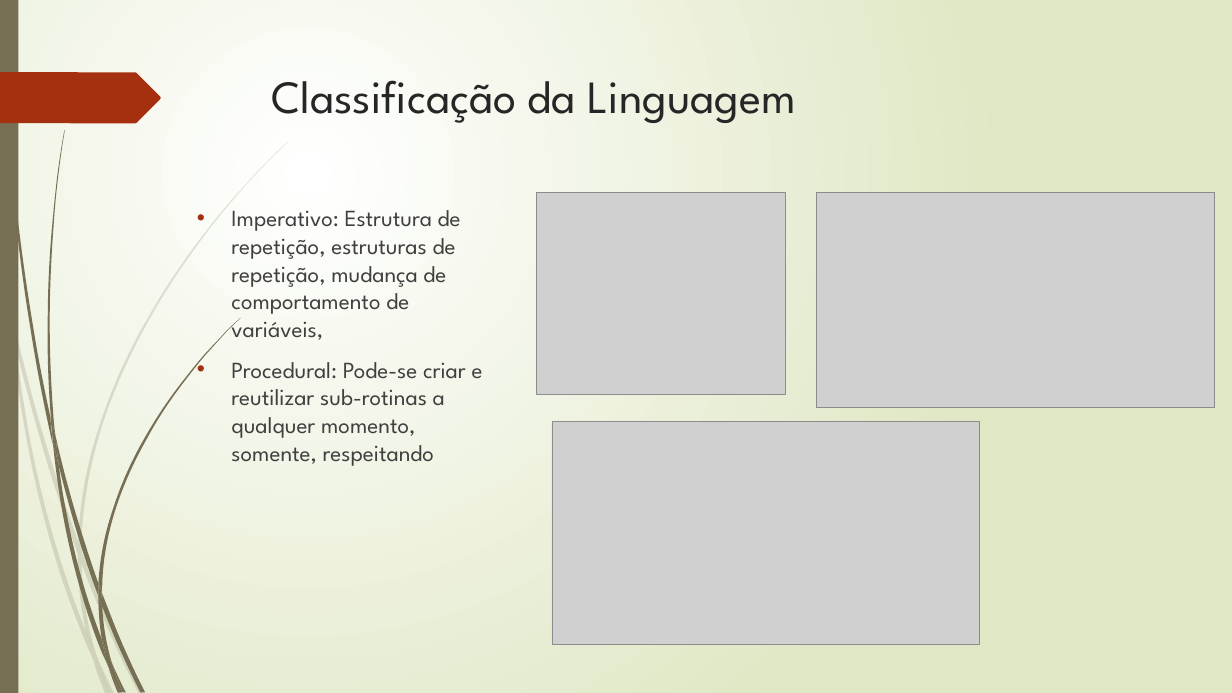
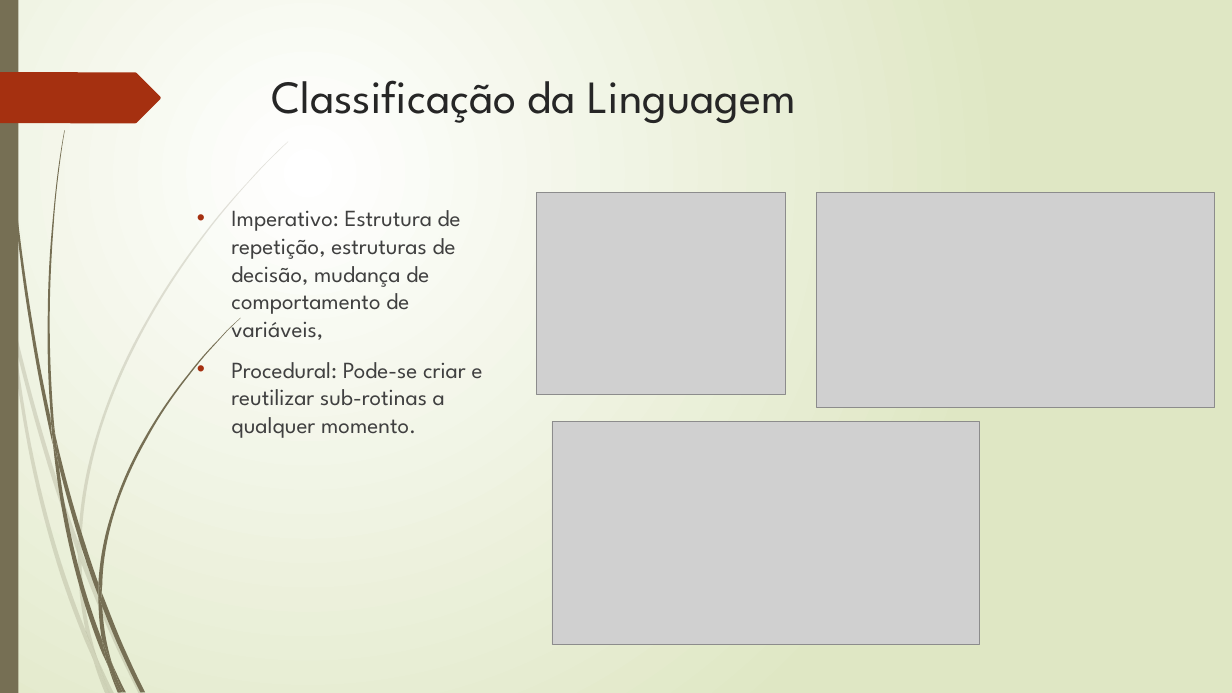
Before and after one commit to martins9/EDL, a slide deck: slide 4 of Tarefa-02/Apresentacao_EDL.pptx. Drawn at 1232x693 pixels with LibreOffice and Linux fonts; fonts in the diff are those of the drawing; grey boxes stand for pictures. Boxes give left, top, right and bottom in pixels: in the first picture for what was removed or moved away, otherwise in the second. Text is boxed around its words. In the diff, an @@ line names an element or a change of style, - is before the commit and + after.

```diff
--- a/Tarefa-02/Apresentacao_EDL.pptx
+++ b/Tarefa-02/Apresentacao_EDL.pptx
@@ text at <box>231,210,483,438</box>: text changed @@
-• Imperativo: Estrutura de repetição, estruturas de repetição, mudança de comportamento de variáveis,
-• Procedural: Pode-se criar e reutilizar sub-rotinas a qualquer momento, somente, respeitando
+• Imperativo: Estrutura de repetição, estruturas de decisão, mudança de comportamento de variáveis,
+• Procedural: Pode-se criar e reutilizar sub-rotinas a qualquer momento.
```
Also in this commit, not shown: 1 slide added, 2 slides removed, 2 other files.
